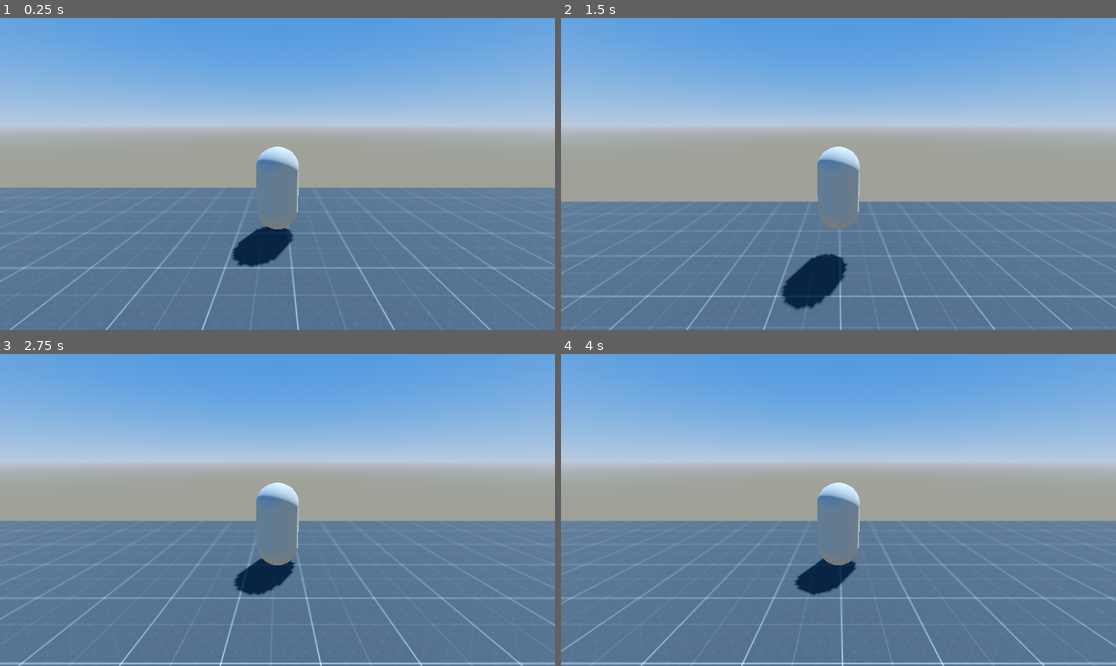
Above: before the commit, frames 1-4 (two rows, left to right).
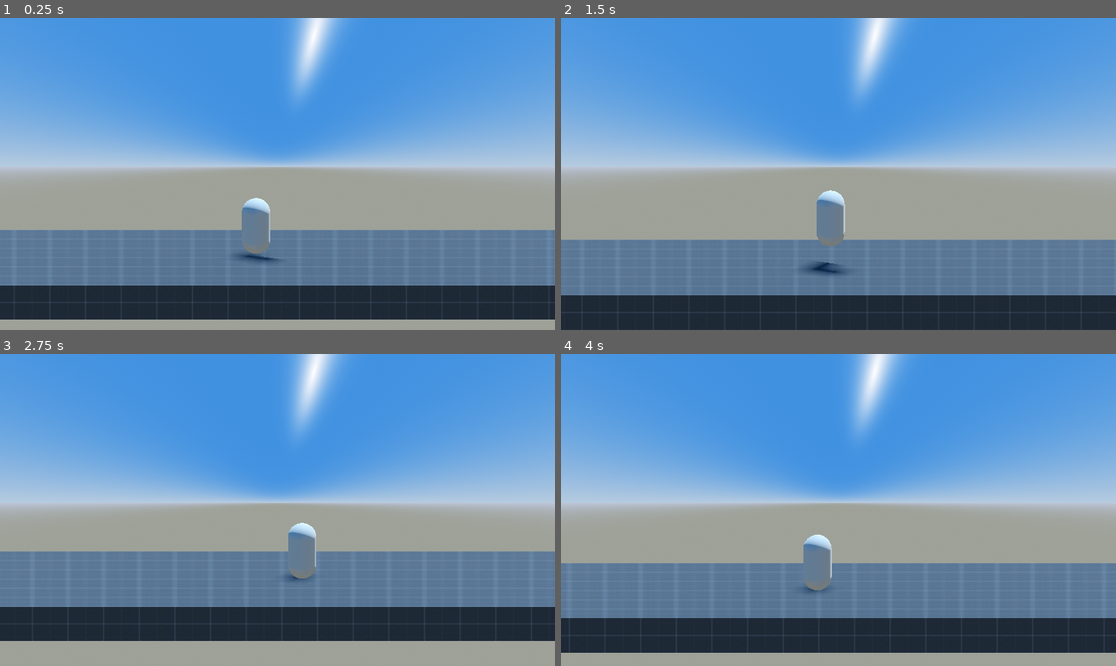
Above: after the commit, the same moments.

Repository: Studio-DIGS/project-monkey-bite
Game: Godot game, scene res://scenes/world.tscn
Two runs of this game, one before a commit and one after it. Both use one fixed random seed, a clock stepped at 60 frames per second and the inputs below. The project has no main scene, so this scene is started directly.
Inputs:
- Up to frame 1 (0.25 s): no input
- Up to frame 2 (1.5 s): hold D (right) 0.53-1.28 s; tap Space (jump) at 0.77 s; hold A (left) from 1.28 s (still down)
- Up to frame 3 (2.75 s): tap Space (jump) at 1.52 s; release A (left) at 2.03 s; hold D (right) from 2.03 s (still down)
- Up to frame 4 (4 s): tap Space (jump) at 3.02, 3.77 s; release D (right) at 3.53 s; hold A (left) from 3.53 s (still down)

The runs differ from the first frame. In frame 1, 75% of the frame differs, in the area x 0-100%, y 0-100%; in frame 2, 70%; in frame 3, 76%; in frame 4, 76%.

Commit message:
basic smooth camera follow

Diff:
--- /dev/null
+++ b/scenes/camera_follow.tscn
@@ -0,0 +1,7 @@
+[gd_scene load_steps=2 format=3 uid="uid://e15v5oxp4iqq"]
+
+[ext_resource type="Script" path="res://scripts/CameraFollow.gd" id="1_3hx0d"]
+
+[node name="CameraFollow" type="Camera3D"]
+current = true
+script = ExtResource("1_3hx0d")
--- a/scenes/player.tscn
+++ b/scenes/player.tscn
@@ -17,3 +17,4 @@
 
 [node name="Camera3D" type="Camera3D" parent="."]
 transform = Transform3D(1, 0, 0, 0, 0.972166, 0.234294, 0, -0.234294, 0.972166, 0, 1.48157, 4.64588)
+visible = false
--- a/scenes/world.tscn
+++ b/scenes/world.tscn
@@ -1,7 +1,8 @@
-[gd_scene load_steps=7 format=3 uid="uid://cj6gya66i2u14"]
+[gd_scene load_steps=8 format=3 uid="uid://cj6gya66i2u14"]
 
 [ext_resource type="Texture2D" uid="uid://c8arnlq67qi7" path="res://assets/grids/Dark/texture_05.png" id="1_tv0vc"]
 [ext_resource type="PackedScene" uid="uid://ceg0a8jxwnfae" path="res://scenes/player.tscn" id="2_yuvdp"]
+[ext_resource type="PackedScene" uid="uid://e15v5oxp4iqq" path="res://scenes/camera_follow.tscn" id="3_nehu3"]
 
 [sub_resource type="ProceduralSkyMaterial" id="ProceduralSkyMaterial_5en72"]
 sky_top_color = Color(0.211765, 0.443137, 0.780392, 1)
@@ -40,3 +41,10 @@
 
 [node name="player" parent="." instance=ExtResource("2_yuvdp")]
 transform = Transform3D(1, 0, 0, 0, 1, 0, 0, 0, 1, -2.78614, 1.41166, -0.0926752)
+
+[node name="CameraFollow" parent="." node_paths=PackedStringArray("target") instance=ExtResource("3_nehu3")]
+transform = Transform3D(1, 0, 0, 0, 0.965926, 0.258819, 0, -0.258819, 0.965926, 0, 0, 0)
+projection = 1
+size = 11.0
+target = NodePath("../player")
+offset = Vector3(0, 4.17, 10)
--- /dev/null
+++ b/scripts/CameraFollow.gd
@@ -0,0 +1,24 @@
+extends Camera3D
+
+# Camera settings
+@export var target: Node3D
+@export var camera_speed = 5.0  # Adjust this value to control the camera's follow speed
+@export var offset: Vector3 = Vector3(0, 0, 10)
+@export var lerp_speed: float = 0.1
+
+func _ready():
+	# Ensure the camera starts at a reasonable initial position
+	self.transform.origin = Vector3(0, 5, 5)  # Adjust the initial camera position
+
+func _process(delta):
+	if target != null:
+		# Get the target position (taking into account distance camera should be away in z)
+		var target_position = target.global_position + offset
+
+		# Calculate the camera's position using linear interpolation (lerp) for smooth movement
+		var new_position = self.global_position.lerp(target_position, camera_speed * delta)
+
+		# Set the camera's position to the new calculated position
+		self.position = new_position
+	else:
+		print("Target reference not set. Set it in the inspector.")
